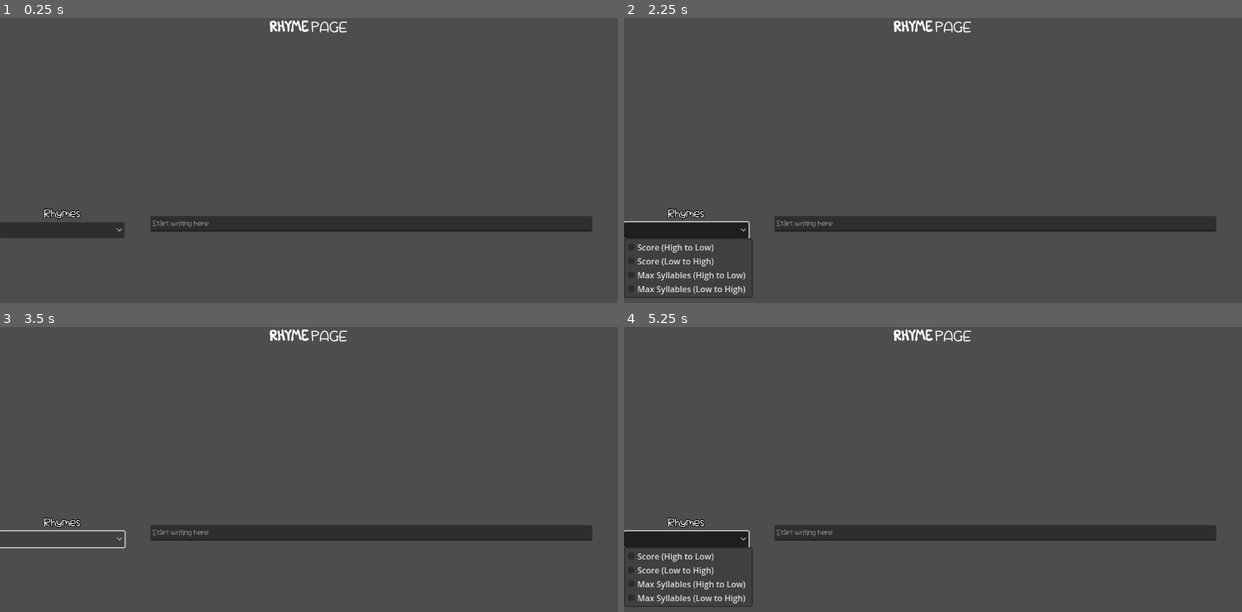
Above: before the commit, frames 1-4 (two rows, left to right).
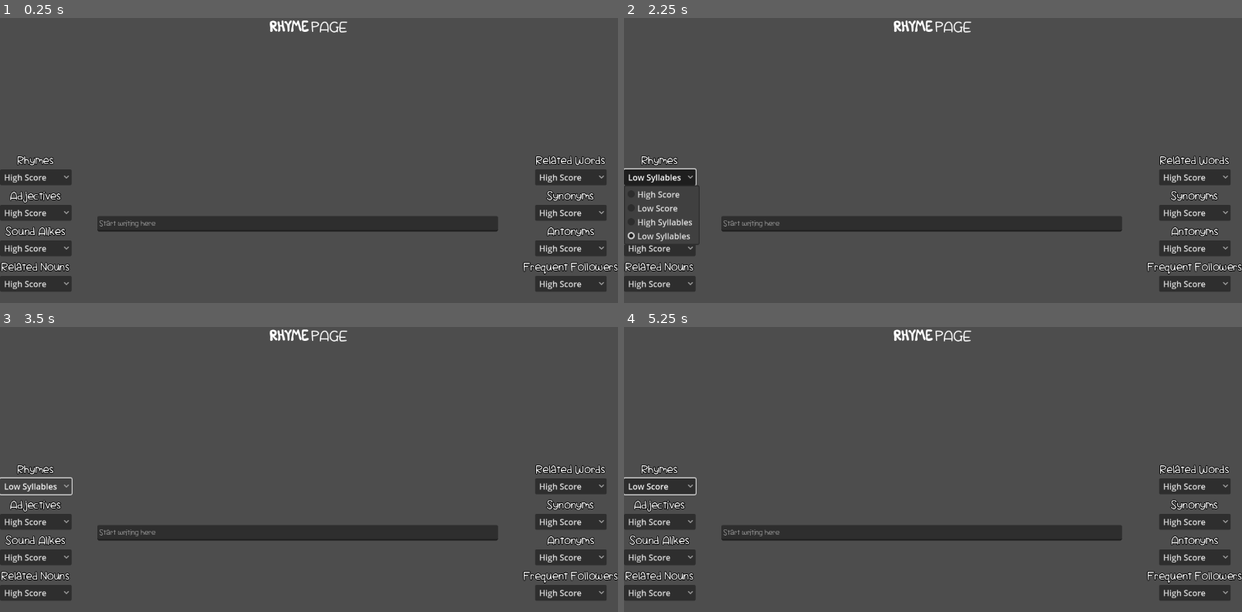
Above: after the commit, the same moments.

Repository: Arrangedgodly/rhymepage
Game: Godot game, scene res://scenes/main.tscn
The game is run twice, just before and just after one commit, with the same random seed, the same clock (stepped at 60 frames per second) and the same inputs.
Inputs (mouse positions are in pixels of both pictures, inside the frame that each line leads up to; where the layout moved, square brackets give the same spot in the first picture):
- Up to frame 1 (0.25 s): no input
- Up to frame 2 (2.25 s): click (661, 177) [685, 228] at 0.5 s; click (685, 228) at 1.27 s; click (661, 177) [685, 228] at 2 s
- Up to frame 3 (3.5 s): click (37, 486) [61, 537] at 2.75 s
- Up to frame 4 (5.25 s): click (661, 520) [685, 537] at 3.5 s; click (661, 486) [685, 537] at 4.25 s; click (661, 520) [685, 537] at 5 s

The runs differ from the first frame. In frame 1, 7.6% of the frame differs, in the area x 0-100%, y 48-96%; in frame 2, 7.3%; in frame 3, 6.8%; in frame 4, 7.6%, in the area x 0-100%, y 48-99%.

Commit message:
changing to add in the remainder of the missing api calls

Diff:
--- a/scenes/api.tscn
+++ b/scenes/api.tscn
@@ -6,3 +6,17 @@
 script = ExtResource("1_5xiwb")
 
 [node name="Rhyme" type="HTTPRequest" parent="."]
+
+[node name="Adjective" type="HTTPRequest" parent="."]
+
+[node name="SoundAlike" type="HTTPRequest" parent="."]
+
+[node name="Noun" type="HTTPRequest" parent="."]
+
+[node name="Word" type="HTTPRequest" parent="."]
+
+[node name="Synonym" type="HTTPRequest" parent="."]
+
+[node name="Antonym" type="HTTPRequest" parent="."]
+
+[node name="FreqFollower" type="HTTPRequest" parent="."]
--- a/scenes/main.tscn
+++ b/scenes/main.tscn
@@ -3,7 +3,7 @@
 [ext_resource type="Script" path="res://scripts/main.gd" id="1_3qynm"]
 [ext_resource type="PackedScene" uid="uid://d0ti6fcat8qn0" path="res://scenes/header.tscn" id="1_um82m"]
 [ext_resource type="PackedScene" uid="uid://c8lwhdrr61fj4" path="res://scenes/api.tscn" id="2_ci3gg"]
-[ext_resource type="PackedScene" uid="uid://h5x6hoaxuvau" path="res://scenes/rhymes.tscn" id="3_t8wk3"]
+[ext_resource type="PackedScene" uid="uid://h5x6hoaxuvau" path="res://scenes/results.tscn" id="3_t8wk3"]
 [ext_resource type="FontFile" uid="uid://cqdw8jtdo3441" path="res://assets/fonts/Scrambled Tofu.otf" id="4_o65fp"]
 [ext_resource type="Script" path="res://scripts/body.gd" id="6_tr6n5"]
 
@@ -41,6 +41,24 @@
 layout_mode = 2
 api = NodePath("../../../Api")
 
+[node name="Adjectives" parent="Grid/LeftMenu" node_paths=PackedStringArray("api") instance=ExtResource("3_t8wk3")]
+layout_mode = 2
+api = NodePath("../../../Api")
+request_type = "adjective"
+title_name = "Adjectives"
+
+[node name="SoundAlikes" parent="Grid/LeftMenu" node_paths=PackedStringArray("api") instance=ExtResource("3_t8wk3")]
+layout_mode = 2
+api = NodePath("../../../Api")
+request_type = "sound_alike"
+title_name = "Sound Alikes"
+
+[node name="Nouns" parent="Grid/LeftMenu" node_paths=PackedStringArray("api") instance=ExtResource("3_t8wk3")]
+layout_mode = 2
+api = NodePath("../../../Api")
+request_type = "noun"
+title_name = "Related Nouns"
+
 [node name="CenterMenu" type="VBoxContainer" parent="Grid"]
 layout_mode = 2
 size_flags_horizontal = 3
@@ -59,4 +77,28 @@
 size_flags_vertical = 3
 alignment = 1
 
+[node name="Words" parent="Grid/RightMenu" node_paths=PackedStringArray("api") instance=ExtResource("3_t8wk3")]
+layout_mode = 2
+api = NodePath("../../../Api")
+request_type = "word"
+title_name = "Related Words"
+
+[node name="Synonyms" parent="Grid/RightMenu" node_paths=PackedStringArray("api") instance=ExtResource("3_t8wk3")]
+layout_mode = 2
+api = NodePath("../../../Api")
+request_type = "synonym"
+title_name = "Synonyms"
+
+[node name="Antonyms" parent="Grid/RightMenu" node_paths=PackedStringArray("api") instance=ExtResource("3_t8wk3")]
+layout_mode = 2
+api = NodePath("../../../Api")
+request_type = "antonym"
+title_name = "Antonyms"
+
+[node name="FreqFollowers" parent="Grid/RightMenu" node_paths=PackedStringArray("api") instance=ExtResource("3_t8wk3")]
+layout_mode = 2
+api = NodePath("../../../Api")
+request_type = "freq_follower"
+title_name = "Frequent Followers"
+
 [connection signal="text_changed" from="Grid/CenterMenu/Body" to="Grid/CenterMenu/Body" method="_on_text_changed"]
--- a/scenes/rhymes.tscn
+++ b/scenes/results.tscn
@@ -1,9 +1,9 @@
 [gd_scene load_steps=3 format=3 uid="uid://h5x6hoaxuvau"]
 
-[ext_resource type="Script" path="res://scripts/rhymes.gd" id="1_g4nmy"]
+[ext_resource type="Script" path="res://scripts/results.gd" id="1_g4nmy"]
 [ext_resource type="FontFile" uid="uid://cqdw8jtdo3441" path="res://assets/fonts/Scrambled Tofu.otf" id="1_i2nlm"]
 
-[node name="Rhymes" type="VBoxContainer"]
+[node name="Results" type="VBoxContainer"]
 offset_right = 242.0
 offset_bottom = 61.0
 script = ExtResource("1_g4nmy")
@@ -22,14 +22,6 @@
 
 [node name="Sort" type="OptionButton" parent="HBoxContainer"]
 layout_mode = 2
-item_count = 4
-popup/item_0/text = "Score (High to Low)"
-popup/item_1/text = "Score (Low to High)"
-popup/item_1/id = 1
-popup/item_2/text = "Max Syllables (High to Low)"
-popup/item_2/id = 3
-popup/item_3/text = "Max Syllables (Low to High)"
-popup/item_3/id = 2
 
 [node name="Results" type="GridContainer" parent="."]
 layout_mode = 2
--- a/scripts/api.gd
+++ b/scripts/api.gd
@@ -1,63 +1,96 @@
 extends Node
 
-signal rhymes_retrieved(results: Array)
-signal sorted
+signal rhyme_retrieved(results: Array)
+signal adjective_retrieved(results: Array)
+signal sound_alike_retrieved(results: Array)
+signal noun_retrieved(results: Array)
+signal word_retrieved(results: Array)
+signal synonym_retrieved(results: Array)
+signal antonym_retrieved(results: Array)
+signal freq_follower_retrieved(results: Array)
 
+const REQUEST_TYPES = {
+	"rhyme": "rel_rhy",
+	"adjective": "rel_jjb",
+	"sound_alike": "rel_nry",
+	"noun": "rel_nry",
+	"word": "rel_trg",
+	"synonym": "rel_syn",
+	"antonym": "rel_ant",
+	"freq_follower": "rel_bga"
+}
 const BASE_URL = "https://api.datamuse.com/words?"
 const END_URL = "&v=enwiki&max=50"
-@onready var rhyme: HTTPRequest = $Rhyme
 
-var rhymes = []
+# Store HTTP requests and results
+var requests = {}
+var results = {}
 
 func _ready():
-	rhyme.request_completed.connect(_on_rhyme_request_completed)
+	# Create HTTPRequest nodes and connect signals for each type
+	for request_type in REQUEST_TYPES.keys():
+		var http_request = HTTPRequest.new()
+		add_child(http_request)
+		requests[request_type] = http_request
+		results[request_type] = []
 
-func sort_field(array_name: String, method_name: String) -> Array:
-	var active_array
-	match array_name:
-		"rhymes": active_array = rhymes
+		# Connect completion signal
+		http_request.request_completed.connect(
+			func(result, response_code, headers, body):
+				_on_request_completed(result, response_code, headers, body, request_type)
+		)
 
-	var sort_method
-	match method_name:
-		"low_score":
-			sort_method = _sort_by_low_score
-		"high_score":
-			sort_method = _sort_by_high_score
-		"low_syllables":
-			sort_method = _sort_by_low_syllables
-		"high_syllables":
-			sort_method = _sort_by_high_syllables
+# Generic request function
+func make_request(request_type: String, word: String) -> void:
+	if not REQUEST_TYPES.has(request_type):
+		push_error("Invalid request type: " + request_type)
+		return
 
-	active_array.sort_custom(sort_method)
+	var param = REQUEST_TYPES[request_type]
+	var url = BASE_URL + param + "=" + word + END_URL
+	requests[request_type].request(url)
+
+# Generic completion handler
+func _on_request_completed(result, response_code, headers, body, request_type: String) -> void:
+	var json = JSON.parse_string(body.get_string_from_utf8())
+	results[request_type] = json
+
+	# Emit signal dynamically
+	var signal_name = request_type + "_retrieved"
+	emit_signal(signal_name, results[request_type])
+
+# Sorting methods
+enum SortMethod {
+	LOW_SCORE,
+	HIGH_SCORE,
+	LOW_SYLLABLES,
+	HIGH_SYLLABLES
+}
+
+func sort_results(array_name: String, method: SortMethod) -> Array:
+	if not results.has(array_name):
+		return []
+
+	var active_array = results[array_name].duplicate()
+
+	match method:
+		SortMethod.LOW_SCORE:
+			active_array.sort_custom(func(a, b): return a.score < b.score)
+		SortMethod.HIGH_SCORE:
+			active_array.sort_custom(func(a, b): return a.score > b.score)
+		SortMethod.LOW_SYLLABLES:
+			active_array.sort_custom(func(a, b): return a.numSyllables < b.numSyllables)
+		SortMethod.HIGH_SYLLABLES:
+			active_array.sort_custom(func(a, b): return a.numSyllables > b.numSyllables)
+
 	return active_array
 
-func sort_rhymes(method_name: String) -> Array:
-	return sort_field("rhymes", method_name)
-
-func rhyme_request(word: String):
-	rhyme.request(BASE_URL + "rel_rhy=" + word + END_URL)
-
-func _on_rhyme_request_completed(result, response_code, headers, body):
-	var json = JSON.parse_string(body.get_string_from_utf8())
-	rhymes = json
-	rhymes_retrieved.emit(rhymes)
-
-func _sort_by_low_score(a, b) -> bool:
-	if a.score < b.score:
-		return true
-	return false
-
-func _sort_by_high_score(a, b) -> bool:
-	if a.score > b.score:
-		return true
-	return false
-
-func _sort_by_low_syllables(a, b) -> bool:
-	if a.numSyllables < b.numSyllables:
-		return true
-	return false
-
-func _sort_by_high_syllables(a, b) -> bool:
-	if a.numSyllables > b.numSyllables:
-		return true
-	return false
+# Convenience methods for each request type
+func rhyme_request(word: String): make_request("rhyme", word)
+func adjective_request(word: String): make_request("adjective", word)
+func sound_alike_request(word: String): make_request("sound_alike", word)
+func noun_request(word: String): make_request("noun", word)
+func word_request(word: String): make_request("word", word)
+func synonym_request(word: String): make_request("synonym", word)
+func antonym_request(word: String): make_request("antonym", word)
+func freq_follower_request(word: String): make_request("freq_follower", word)
--- a/scripts/body.gd
+++ b/scripts/body.gd
@@ -25,3 +25,8 @@
 
 	# Return the last word
 	return words[-1]
+
+func add_last_word(new_text: String) -> void:
+	text = text + new_text + " "
+	check_ready = true
+	_on_text_changed()
--- a/scripts/main.gd
+++ b/scripts/main.gd
@@ -2,9 +2,20 @@
 
 @onready var body: TextEdit = $Grid/CenterMenu/Body
 @onready var api: Node = $Api
+@onready var rhymes: VBoxContainer = $Grid/LeftMenu/Rhymes
+@onready var adjectives: VBoxContainer = $Grid/LeftMenu/Adjectives
+@onready var sound_alikes: VBoxContainer = $Grid/LeftMenu/SoundAlikes
+@onready var nouns: VBoxContainer = $Grid/LeftMenu/Nouns
+@onready var words: VBoxContainer = $Grid/RightMenu/Words
+@onready var synonyms: VBoxContainer = $Grid/RightMenu/Synonyms
+@onready var antonyms: VBoxContainer = $Grid/RightMenu/Antonyms
+@onready var freq_followers: VBoxContainer = $Grid/RightMenu/FreqFollowers
 
 func _ready() -> void:
 	body.new_last_word.connect(_on_body_new_last_word)
+	rhymes.word_selected.connect(body.add_last_word)
+	adjectives.word_selected.connect(body.add_last_word)
 
 func _on_body_new_last_word(new_word: String) -> void:
 	api.rhyme_request(new_word)
+	api.adjective_request(new_word)
--- /dev/null
+++ b/scripts/results.gd
@@ -0,0 +1,55 @@
+extends VBoxContainer
+signal word_selected(new_word: String)
+
+@export var api: Node
+@export var request_type: String = "rhyme"  # Default to rhyme, can be set in editor
+@export var title_name: String = "Rhymes"
+
+@onready var results_container: GridContainer = $Results
+@onready var sort_option: OptionButton = $HBoxContainer/Sort
+@onready var label: Label = $Label
+
+const RESULT = preload("res://scenes/result.tscn")
+
+func _ready() -> void:
+	label.text = title_name
+
+	var signal_name = request_type + "_retrieved"
+	api.connect(signal_name, _set_results)
+
+	_setup_sort_options()
+
+func _setup_sort_options() -> void:
+	sort_option.clear()
+	sort_option.add_item("High Score")
+	sort_option.add_item("Low Score")
+	sort_option.add_item("High Syllables")
+	sort_option.add_item("Low Syllables")
+
+func _set_results(results: Array) -> void:
+	for child in results_container.get_children():
+		child.queue_free()
+
+	for result in results:
+		var result_scene = RESULT.instantiate()
+		result_scene.init(result.word)
+		result_scene.triggered.connect(_on_result_triggered)
+		results_container.add_child(result_scene)
+
+func _on_sort_item_selected(index: int) -> void:
+	var method
+	match index:
+		0: method = api.SortMethod.HIGH_SCORE
+		1: method = api.SortMethod.LOW_SCORE
+		2: method = api.SortMethod.HIGH_SYLLABLES
+		3: method = api.SortMethod.LOW_SYLLABLES
+
+	var return_array = api.sort_results(request_type, method)
+	_set_results(return_array)
+
+func _on_result_triggered(new_word: String) -> void:
+	word_selected.emit(new_word)
+
+func request_word(word: String) -> void:
+	var method_name = request_type + "_request"
+	api.call(method_name, word)
--- a/scripts/rhymes.gd
+++ /dev/null
@@ -1,35 +0,0 @@
-extends VBoxContainer
-
-@export var api: Node
-
-@onready var results_container: GridContainer = $Results
-
-const RESULT = preload("res://scenes/result.tscn")
-
-func _ready() -> void:
-	api.rhymes_retrieved.connect(_set_results)
-	api.sorted.connect(_set_results)
-
-func _set_results(results: Array) -> void:
-	for child in results_container.get_children():
-		child.queue_free()
-
-	for result in results:
-		var result_scene = RESULT.instantiate()
-		result_scene.init(result.word)
-		results_container.add_child(result_scene)
-
-
-func _on_sort_item_selected(index: int) -> void:
-	var return_array
-	match index:
-		0:
-			return_array = api.sort_rhymes("high_score")
-		1:
-			return_array = api.sort_rhymes("low_score")
-		2:
-			return_array = api.sort_rhymes("high_syllables")
-		3:
-			return_array = api.sort_rhymes("low_syllables")
-
-	_set_results(return_array)
